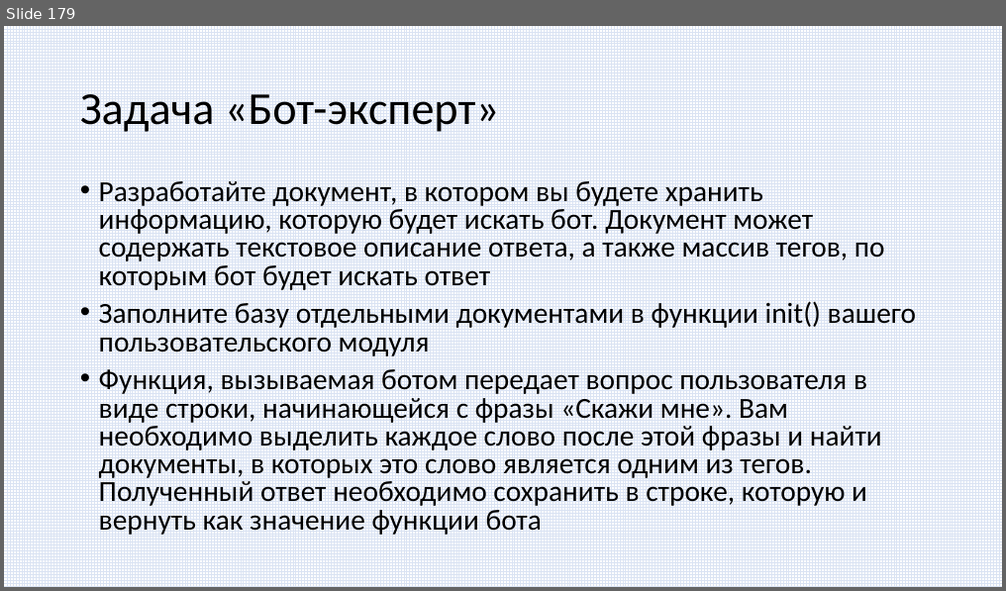
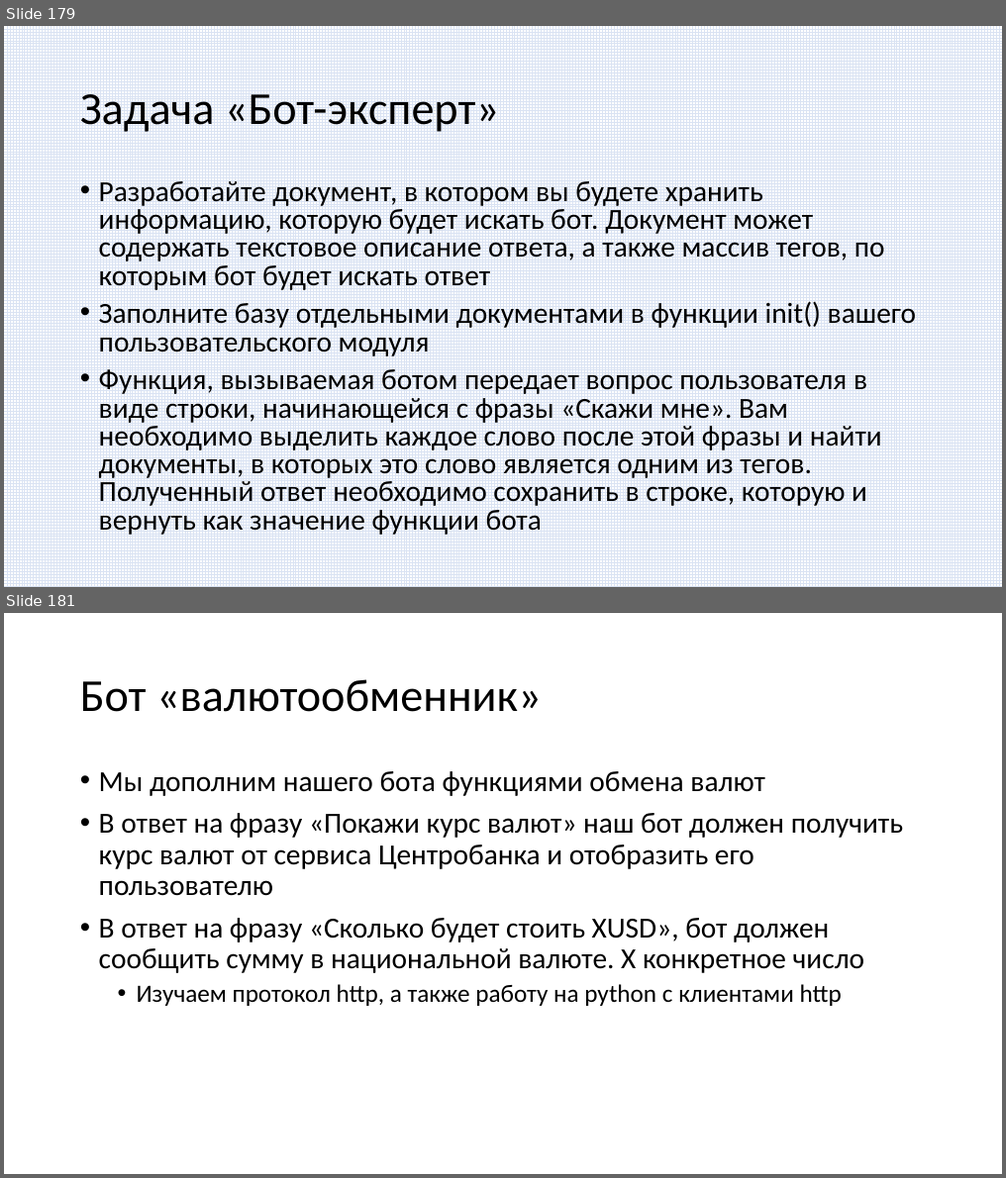
Before and after one commit to paveltsytovich/telegram-course, a slide deck: Presentation/Разработка ботов для телеграмм на Python.pptx. Shown one above the other, each under a label of ours: slide 179 before the commit, slides 179 and 181 after it; the slides between them are not shown. The pictures are 1006x591 and 1006x1178 pixels, drawn with LibreOffice and Linux fonts; fonts in the diff are those of the drawing. Boxes give left, top, right and bottom in pixels: in the first picture for what was removed or moved away, otherwise in the second. Text is boxed around its words. In the diff, an @@ line names an element or a change of style, - is before the commit and + after.

```diff
--- a/Presentation/Разработка ботов для телеграмм на Python.pptx
+++ b/Presentation/Разработка ботов для телеграмм на Python.pptx
@@ slide 181 added at [4, 613, 1002, 1174], background #FFFFFF @@
@@ title added at [80, 679, 542, 712], 44 pt, text #000000 @@
+Бот «валютообменник»
@@ text added at [99, 771, 903, 1006], 28 pt, text #000000 @@
+• Мы дополним нашего бота функциями обмена валют
+• В ответ на фразу «Покажи курс валют» наш бот должен получить курс валют от сервиса Центробанка и отобразить его пользователю
+• В ответ на фразу «Сколько будет стоить XUSD», бот должен сообщить сумму в национальной валюте. X конкретное число
+  • Изучаем протокол http, а также работу на python с клиентами http
```
Also in this commit, not shown: 1 other slide added.
